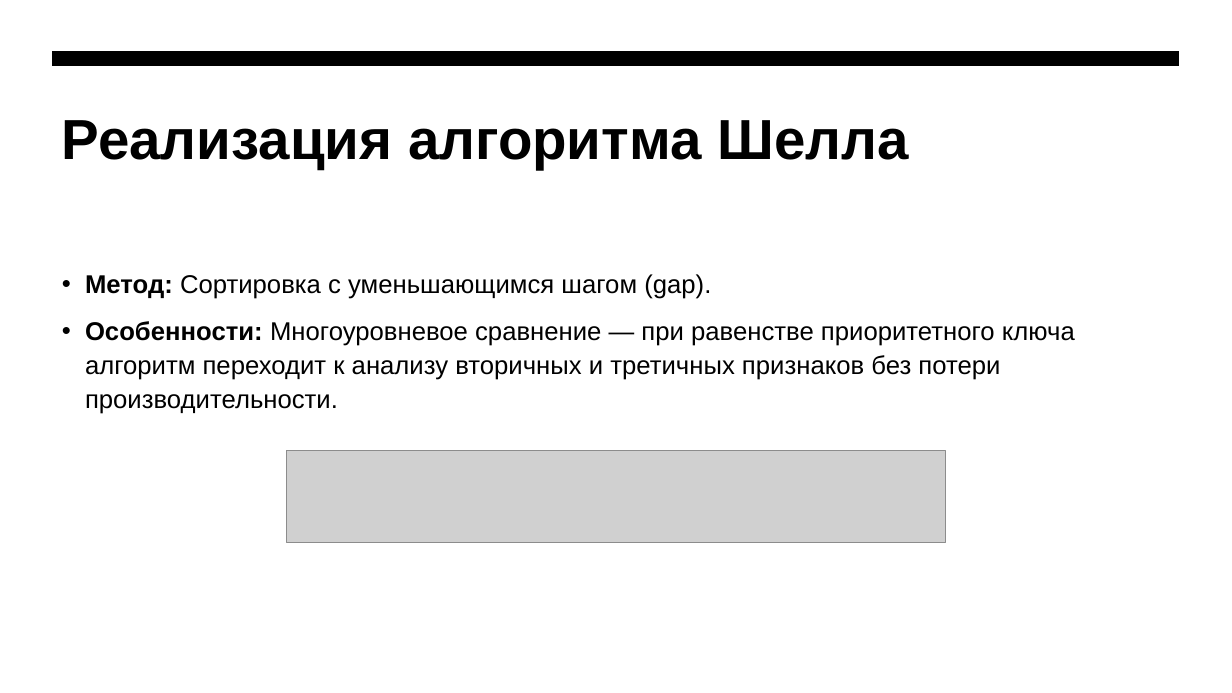
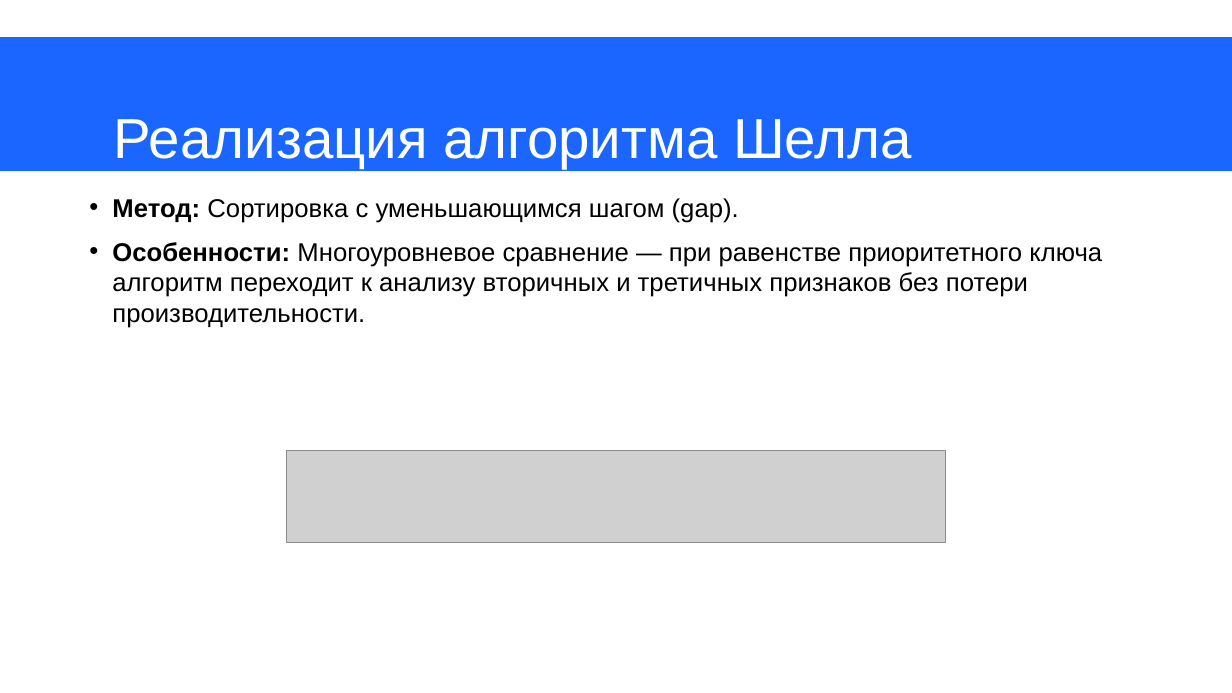
Before and after one commit to BenyDix/Realtor-Agency, a slide deck: slide 5 of docs/Презентация к проекту.odp. Drawn at 1232x693 pixels with LibreOffice and Linux fonts; fonts in the diff are those of the drawing; grey boxes stand for pictures. Boxes give left, top, right and bottom in pixels: in the first picture for what was removed or moved away, otherwise in the second. Text is boxed around its words. In the diff, an @@ line names an element or a change of style, - is before the commit and + after.

```diff
--- a/docs/Презентация к проекту.odp
+++ b/docs/Презентация к проекту.odp
@@ freeform shape: place and size @@
-freeform shape at [53, 52, 1180, 67]
+freeform shape at [0, 37, 1232, 171]
@@ freeform shape at [0, 37, 1232, 171]: fill #000000 to #1A66FF @@
@@ title "Реализация алгоритма Шелла": place and size @@
-title "Реализация алгоритма Шелла" at [62, 120, 908, 170]
+title "Реализация алгоритма Шелла" at [114, 119, 912, 168]
@@ title "Реализация алгоритма Шелла" at [114, 119, 912, 168]: text colour #000000 to #FFFFFF, bold off @@
@@ text "Метод: Сортировка с уменьшающимся шагом ...": place and size @@
-text "Метод: Сортировка с уменьшающимся шагом ..." at [85, 274, 1075, 414]
+text "Метод: Сортировка с уменьшающимся шагом ..." at [112, 198, 1102, 328]
@@ text "Метод: Сортировка с уменьшающимся шагом ..." at [112, 198, 1102, 328]: line spacing 1.1 to 1 @@
```
Also in this commit, not shown: 7 other slides changed, 1 slide added, 1 slide removed, 2 other files.
